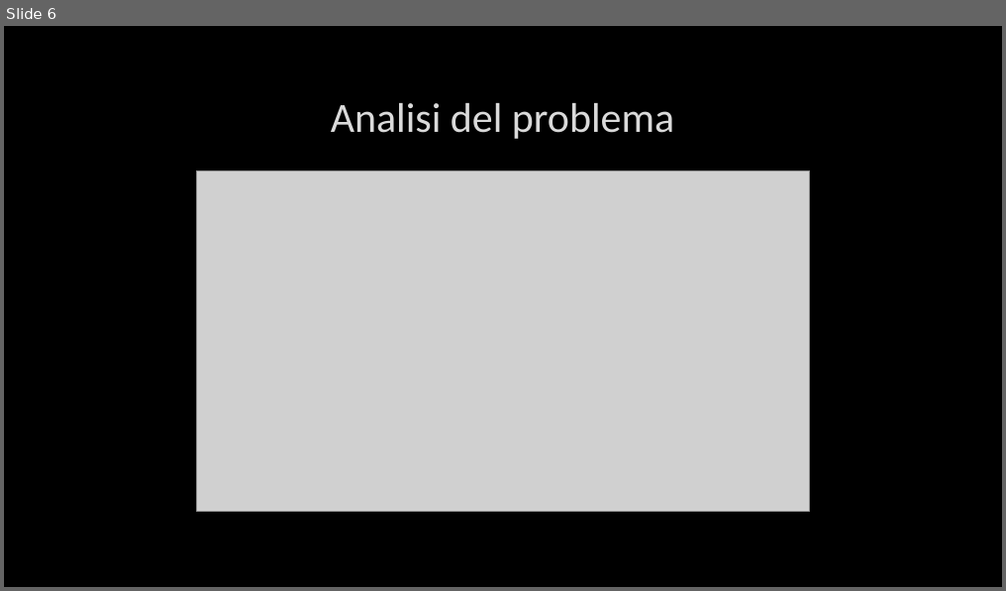
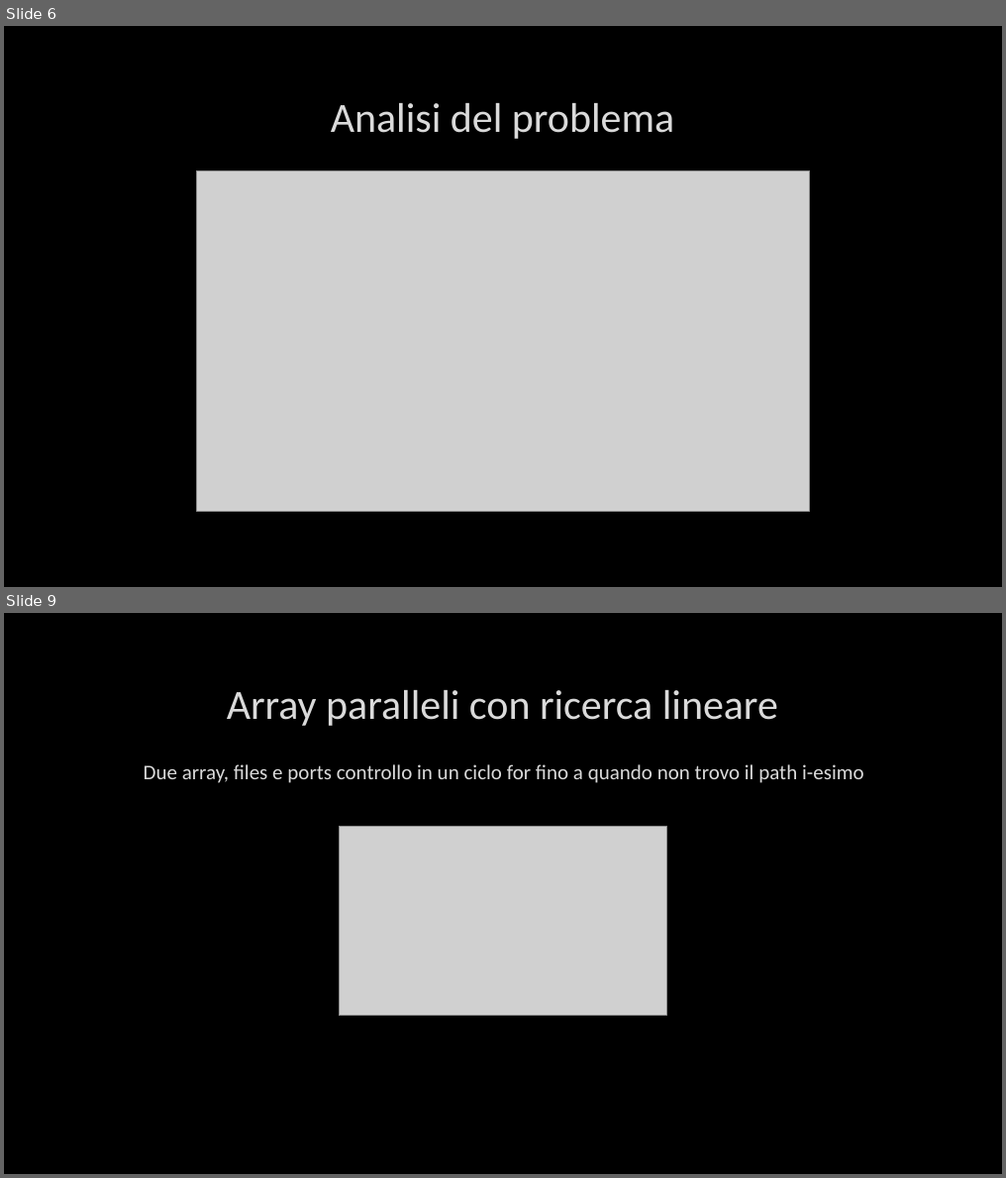
Before and after one commit to timeofview/reti-di-calcolatori, a slide deck: Esercitazione 1.pptx. Shown one above the other, each under a label of ours: slide 6 before the commit, slides 6 and 9 after it; the slides between them are not shown. The pictures are 1006x591 and 1006x1178 pixels, drawn with LibreOffice and Linux fonts; fonts in the diff are those of the drawing; grey boxes stand for pictures; background and template pictures are left out. Boxes give left, top, right and bottom in pixels: in the first picture for what was removed or moved away, otherwise in the second. Text is boxed around its words. In the diff, an @@ line names an element or a change of style, - is before the commit and + after.

```diff
--- a/Esercitazione 1.pptx
+++ b/Esercitazione 1.pptx
@@ slide 9 added at (4, 613, 1002, 1174), background picture (left out) @@
@@ title added at (227, 690, 778, 726), 40 pt, text #DADADA @@
+Array paralleli con ricerca lineare
@@ text added at (144, 764, 864, 783), 20 pt, text #DADADA @@
+Due array, files e ports controllo in un ciclo for fino a quando non trovo il path i-esimo
@@ picture added at (339, 827, 666, 1016) @@
```
Also in this commit, not shown: 15 other slides added.
